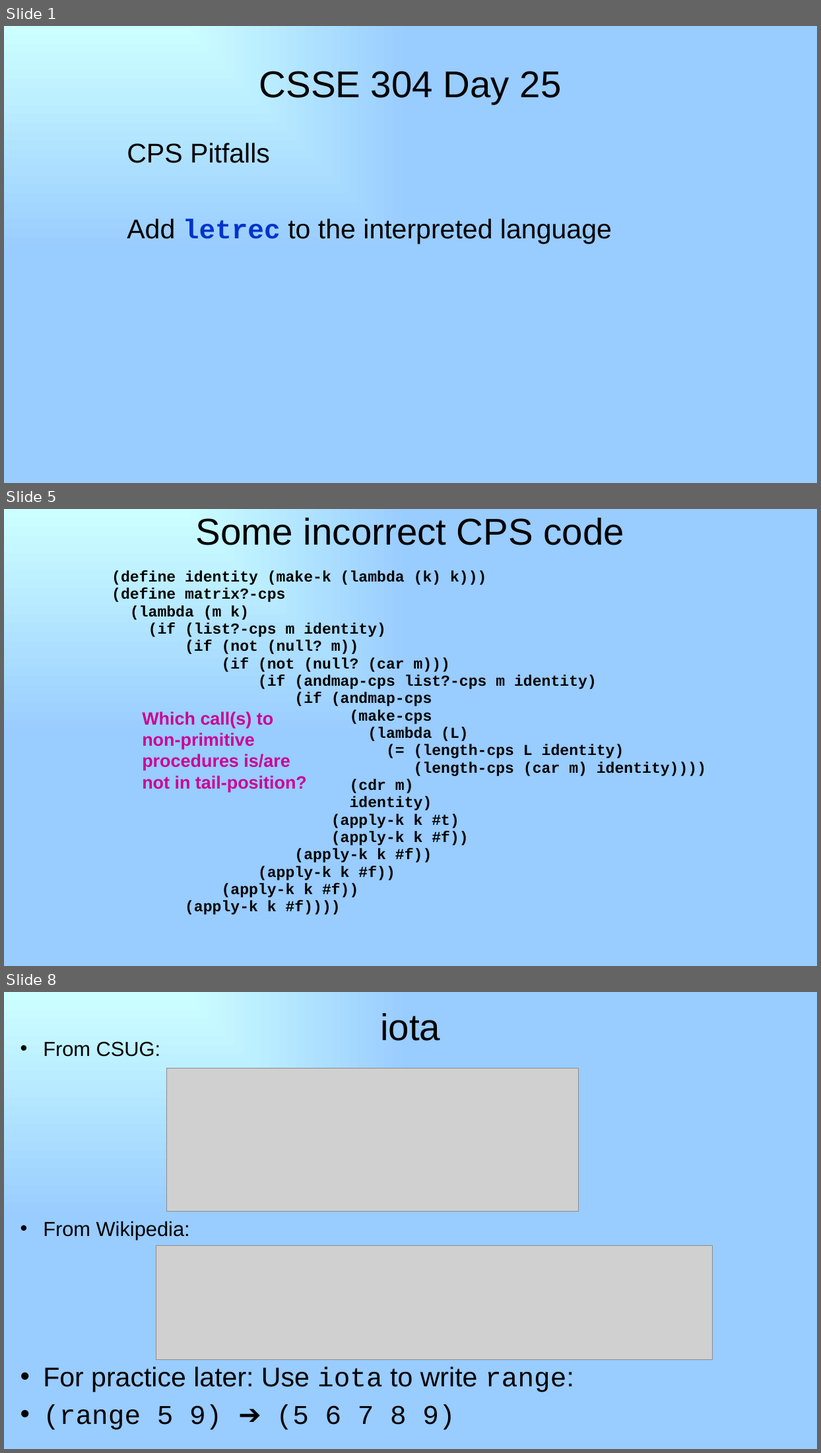
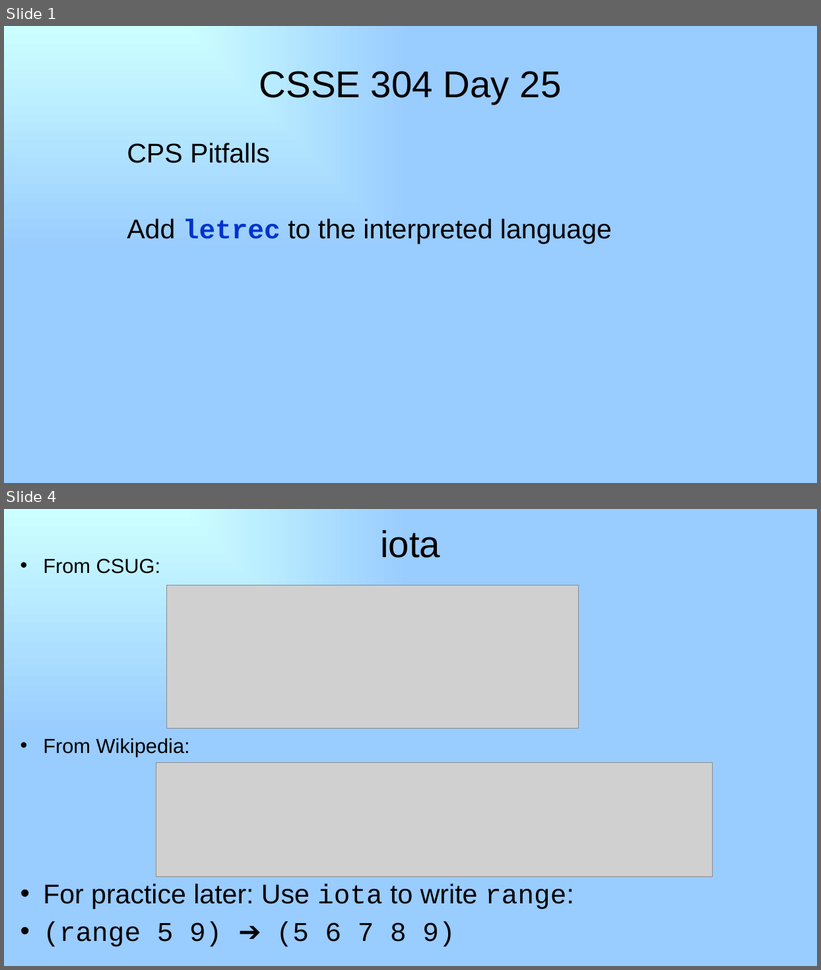
Before and after one commit to RHIT-CSSE/csse304, a slide deck: ClassMaterials/CPSMore2/25-letrec-In-Interpreter.pptx. Shown one above the other, each under a label of ours: slides 1, 5 and 8 before the commit, slides 1 and 4 after it; the slides between them are not shown. The pictures are 821x1453 and 821x970 pixels, drawn with LibreOffice and Linux fonts; fonts in the diff are those of the drawing; grey boxes stand for pictures. Boxes give left, top, right and bottom in pixels: in the first picture for what was removed or moved away, otherwise in the second. Text is boxed around its words. In the diff, an @@ line names an element or a change of style, - is before the commit and + after.

```diff
--- a/ClassMaterials/CPSMore2/25-letrec-In-Interpreter.pptx
+++ b/ClassMaterials/CPSMore2/25-letrec-In-Interpreter.pptx
@@ slide 5 removed at [4, 509, 817, 966], background gradient #CCFFFF to #99CCFF @@
@@ title removed at [196, 518, 624, 545] @@
-Some incorrect CPS code
@@ text removed at [112, 570, 706, 915] @@
-(define identity (make-k (lambda (k) k)))
-(define matrix?-cps
-(lambda (m k)
-(if (list?-cps m identity)
-(if (not (null? m))
-(if (not (null? (car m)))
-(if (andmap-cps list?-cps m identity)
-(if (andmap-cps
-(make-cps
-(lambda (L)
-(= (length-cps L identity)
-(length-cps (car m) identity))))
-(cdr m)
-identity)
-(apply-k k #t)
-(apply-k k #f))
-(apply-k k #f))
-(apply-k k #f))
-(apply-k k #f))
-(apply-k k #f))))
@@ text removed at [142, 712, 307, 792] @@
-Which call(s) to non-primitive procedures is/are not in tail-position?
@@ what was slide 8 is now slide 4 @@
```
Also in this commit, not shown: 1 slide changed, 1 slide added, 4 other slides removed, 9 other files.
